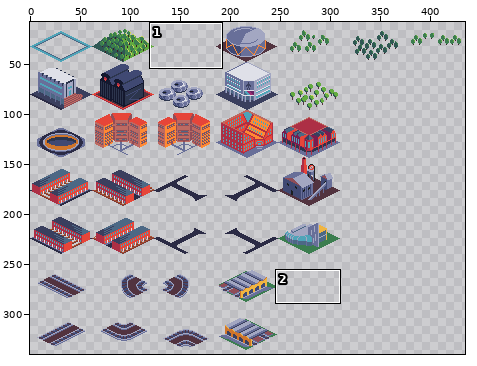
Pixel-art file: Buildings.aseprite. The first picture is a wide view before the edit; the outline marks the close-up.
Close-up. Before the edit:
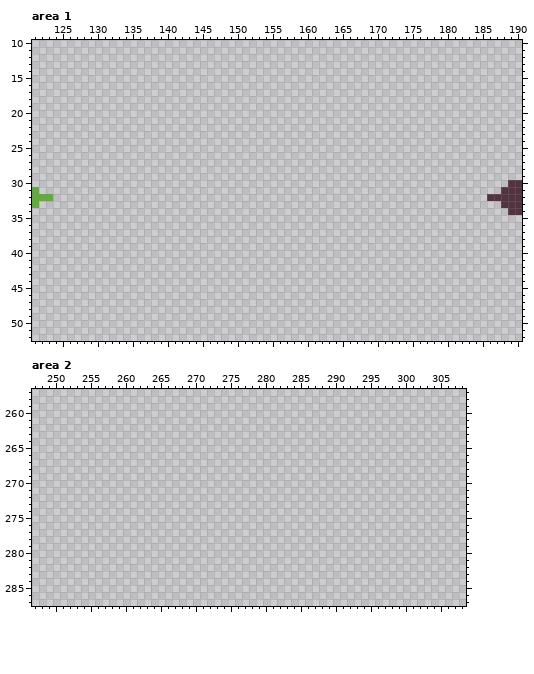
558x432 pixels, 1 frame. Shown: area 1: x 121..190, y 10..52; area 2: x 247..308, y 257..287. The wide view leaves out empty margins. The commit also changed other parts of the picture, which this record leaves out.
The same view after the edit:
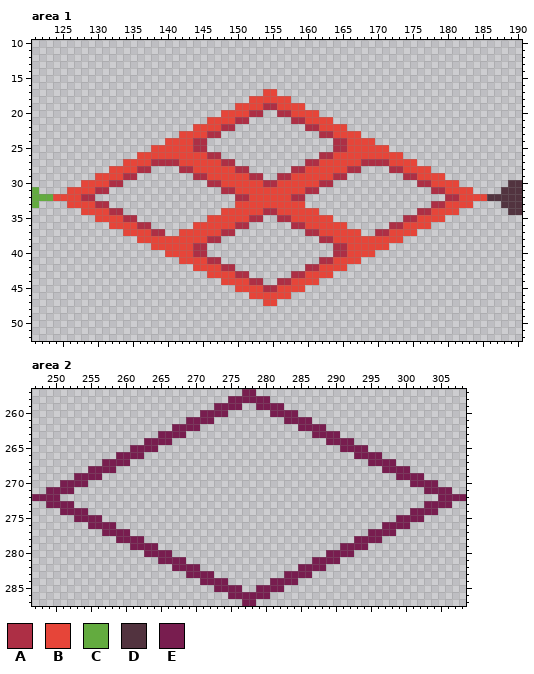
Palette (. is transparent): A #ad2f45  B #e64539  C #63ab3f  D #52333f  E #781d4f
Changes in this commit:
Changed rows in their new state; - is an unchanged pixel.
Area 1, layer "Buildings":
first column x 124:
17 ------------------------------BB------------------------------
18 ----------------------------BBBBBB----------------------------
19 --------------------------BBBBAABBBB--------------------------
20 ------------------------BBBBAA--AABBBB------------------------
21 ----------------------BBBBAA------AABBBB----------------------
22 --------------------BBBBAA----------AABBBB--------------------
23 ------------------BBBBAA--------------AABBBB------------------
24 ----------------BBBBAA------------------AABBBB----------------
25 --------------BBBBBBAA------------------AABBBBBB--------------
26 ------------BBBBBBBBBBAA--------------AABBBBBBBBBB------------
27 ----------BBBBAAAABBBBBBAA----------AABBBBBBAAAABBBB----------
28 --------BBBBAA----AABBBBBBAA------AABBBBBBAA----AABBBB--------
29 ------BBBBAA--------AABBBBBBAA--AABBBBBBAA--------AABBBB------
30 ----BBBBAA------------AABBBBBBAABBBBBBAA------------AABBBB----
31 --BBBBAA----------------AABBBBBBBBBBAA----------------AABBBB--
32 BBBBAA--------------------AABBBBBBAA--------------------AABBBB
33 --BBBBAA------------------BBBBBBBBBB------------------AABBBB--
34 ----BBBBAA--------------BBBBBBAABBBBBB--------------AABBBB----
35 ------BBBBAA----------BBBBBBAA--AABBBBBB----------AABBBB------
36 --------BBBBAA------BBBBBBAA------AABBBBBB------AABBBB--------
37 ----------BBBBAA--BBBBBBAA----------AABBBBBB--AABBBB----------
38 ------------BBBBBBBBBBAA--------------AABBBBBBBBBB------------
39 --------------BBBBBBAA------------------AABBBBBB--------------
40 ----------------BBBBAA------------------AABBBB----------------
41 ------------------BBBBAA--------------AABBBB------------------
42 --------------------BBBBAA----------AABBBB--------------------
43 ----------------------BBBBAA------AABBBB----------------------
44 ------------------------BBBBAA--AABBBB------------------------
45 --------------------------BBBBAABBBB--------------------------
46 ----------------------------BBBBBB----------------------------
47 ------------------------------BB------------------------------
Area 2, layer "Buildings":
first column x 247:
257 ------------------------------EE------------------------------
258 ----------------------------EEEEEE----------------------------
259 --------------------------EEEE--EEEE--------------------------
260 ------------------------EEEE------EEEE------------------------
261 ----------------------EEEE----------EEEE----------------------
262 --------------------EEEE--------------EEEE--------------------
263 ------------------EEEE------------------EEEE------------------
264 ----------------EEEE----------------------EEEE----------------
265 --------------EEEE--------------------------EEEE--------------
266 ------------EEEE------------------------------EEEE------------
267 ----------EEEE----------------------------------EEEE----------
268 --------EEEE--------------------------------------EEEE--------
269 ------EEEE------------------------------------------EEEE------
270 ----EEEE----------------------------------------------EEEE----
271 --EEEE--------------------------------------------------EEEE--
272 EEEE------------------------------------------------------EEEE
273 --EEEE--------------------------------------------------EEEE--
274 ----EEEE----------------------------------------------EEEE----
275 ------EEEE------------------------------------------EEEE------
276 --------EEEE--------------------------------------EEEE--------
277 ----------EEEE----------------------------------EEEE----------
278 ------------EEEE------------------------------EEEE------------
279 --------------EEEE--------------------------EEEE--------------
280 ----------------EEEE----------------------EEEE----------------
281 ------------------EEEE------------------EEEE------------------
282 --------------------EEEE--------------EEEE--------------------
283 ----------------------EEEE----------EEEE----------------------
284 ------------------------EEEE------EEEE------------------------
285 --------------------------EEEE--EEEE--------------------------
286 ----------------------------EEEEEE----------------------------
287 ------------------------------EE------------------------------
